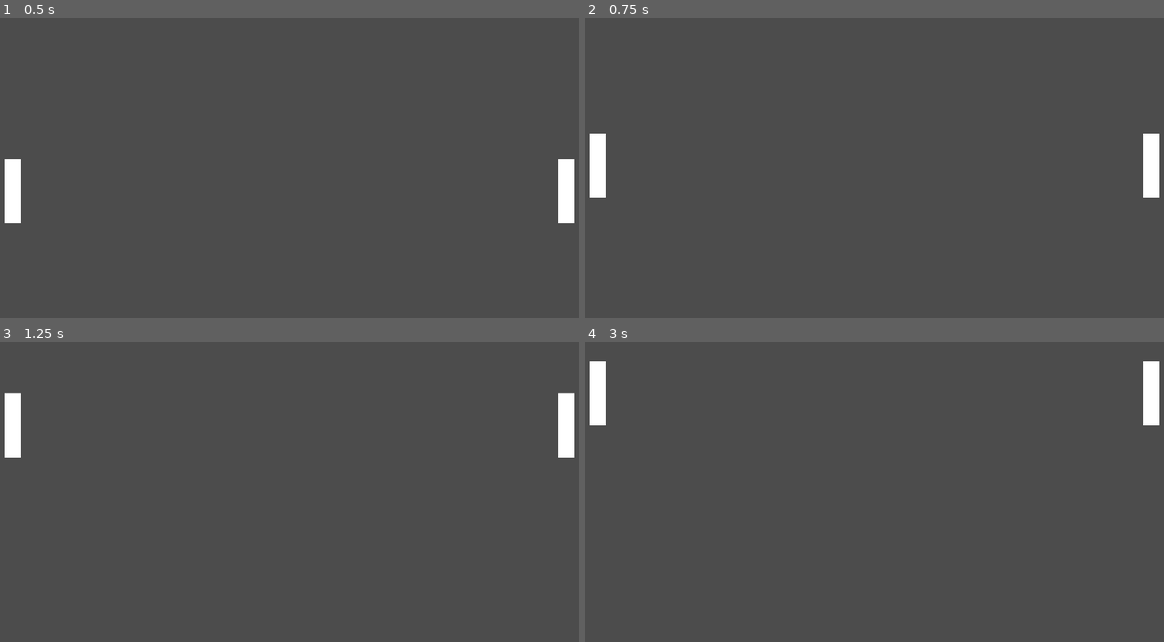
Above: before the commit, frames 1-4 (two rows, left to right).
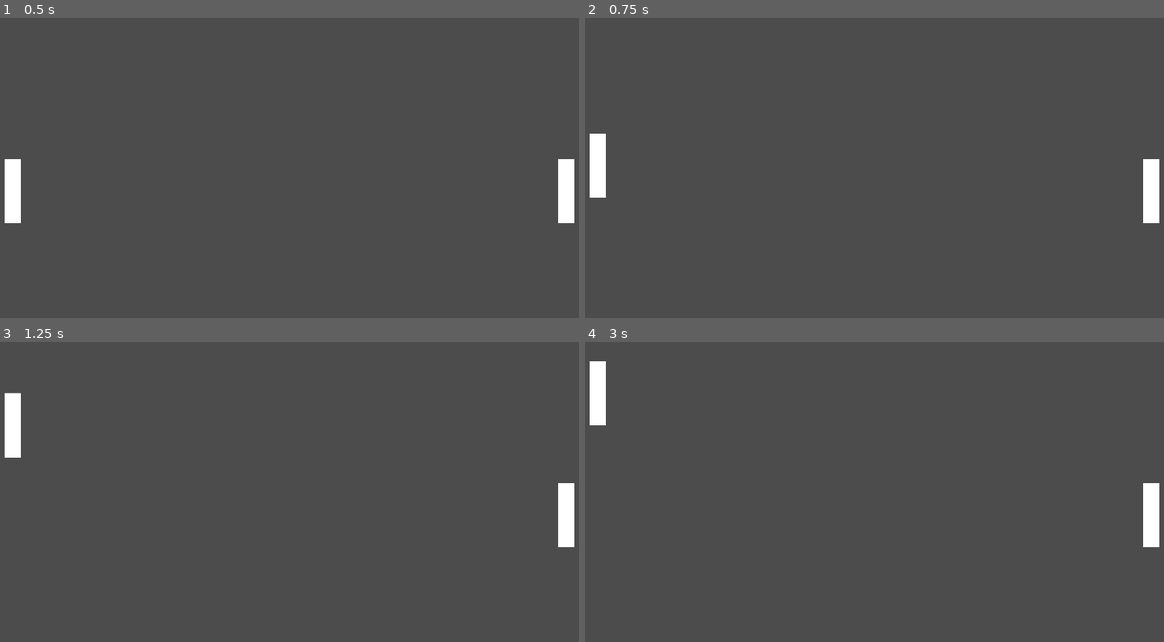
Above: after the commit, the same moments.

Repository: rondao/p01_pong
Game: Godot game, scene res://game.tscn
The game is run twice, just before and just after one commit, with the same random seed, the same clock (stepped at 60 frames per second) and the same inputs.
Inputs:
- Up to frame 1 (0.5 s): no input
- Up to frame 2 (0.75 s): tap Enter at 0.5 s; hold Up (ui_up) from 0.53 s (still down)
- Up to frame 3 (1.25 s): keep holding Up (ui_up)
- Up to frame 4 (3 s): release Up (ui_up) at 1.28 s; hold Down (ui_down) 1.28-2.03 s; hold Up (ui_up) from 2.03 s (still down)

Frame 1 is identical in both runs. In frame 2, 0.5% of the frame differs, in the area x 96-100%, y 38-69%; in frame 3, 1.2%, in the area x 96-100%, y 16-69%; in frame 4, 1.2%.

Commit message:
Create Human player type to be played by input
Signed-off-by: Rafael Rondao <rafael.rondao@gmail.com>

Diff:
--- a/game.tscn
+++ b/game.tscn
@@ -6,6 +6,7 @@
 
 [node name="LeftPaddle" parent="." instance=ExtResource( 1 )]
 position = Vector2( 100, 540 )
+player = 0
 
 [node name="RightPaddle" parent="." instance=ExtResource( 1 )]
 position = Vector2( 1820, 540 )
--- a/paddle.gd
+++ b/paddle.gd
@@ -1,16 +1,24 @@
 extends KinematicBody2D
+
+enum Player {HUMAN, NONE}
+export(Player) var player
 
 export(int) var speed
 var velocity = Vector2()
 
 # warning-ignore:unused_argument
 func _physics_process(delta):
+	match player:
+		Player.HUMAN:
+			_handle_input()
+
+# warning-ignore:return_value_discarded
+	move_and_slide(velocity)
+
+func _handle_input():
 	if Input.is_action_pressed("ui_up"):
 		velocity.y = -speed
 	elif Input.is_action_pressed("ui_down"):
 		velocity.y = speed
 	else:
 		velocity = Vector2.ZERO
-
-# warning-ignore:return_value_discarded
-	move_and_slide(velocity)
--- a/paddle.tscn
+++ b/paddle.tscn
@@ -4,6 +4,7 @@
 
 [node name="Paddle" type="KinematicBody2D"]
 script = ExtResource( 1 )
+player = 1
 speed = 400
 
 [node name="Polygon" type="Polygon2D" parent="."]
